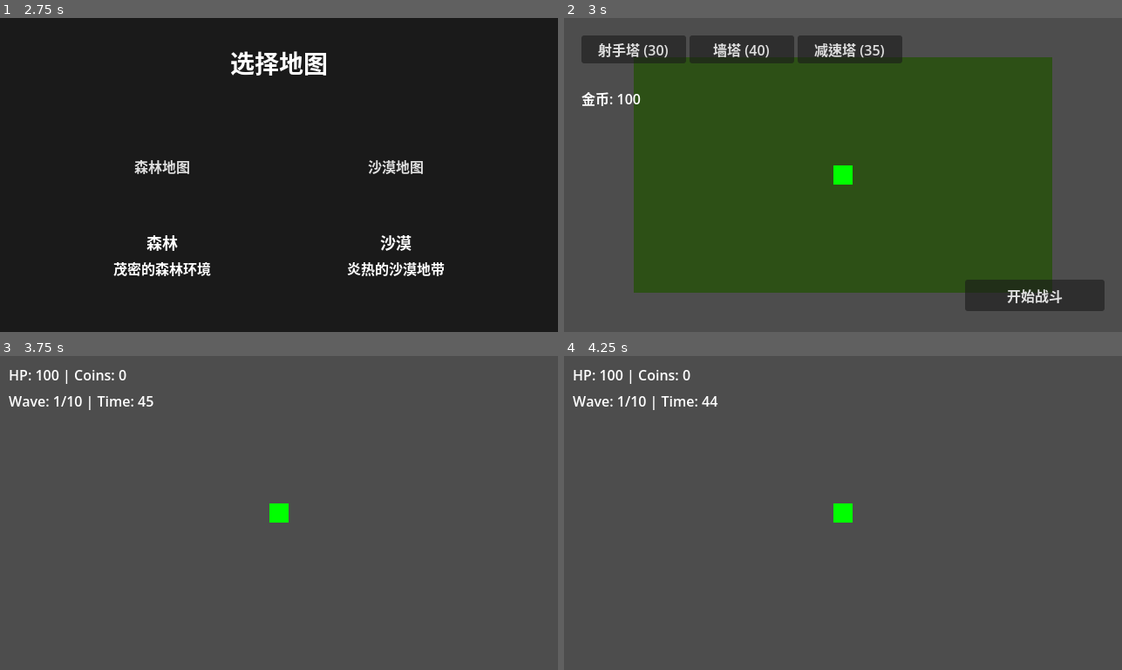
Above: before the commit, frames 1-4 (two rows, left to right).
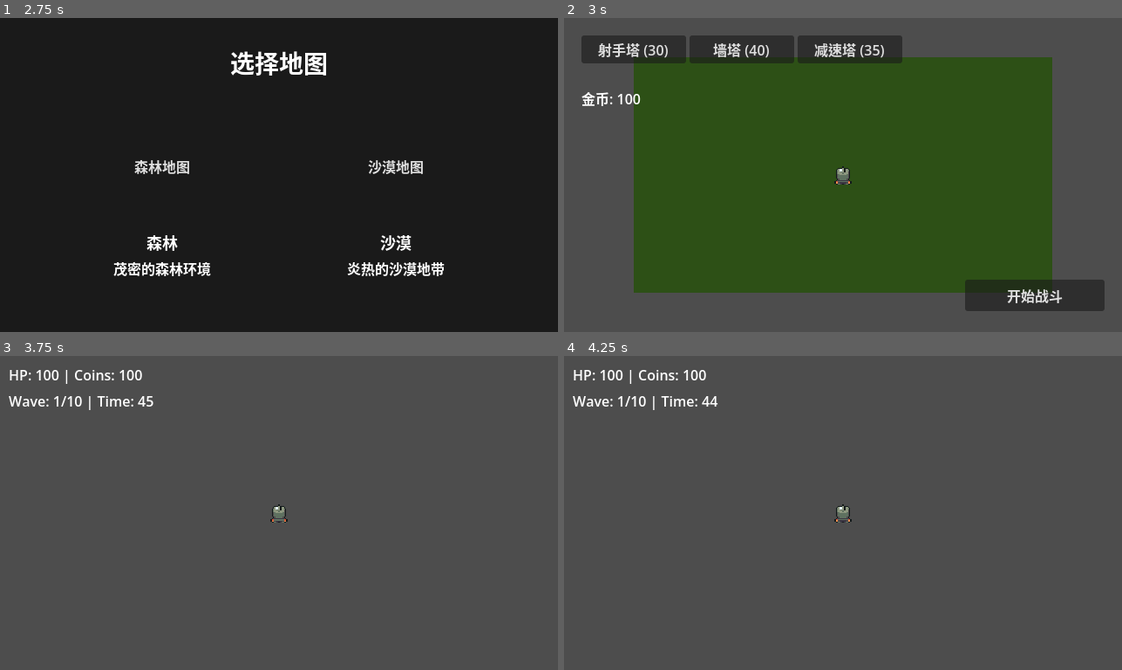
Above: after the commit, the same moments.

Repository: felang/utoland
Game: Godot game, scene res://scenes/ui/start_menu.tscn
Two runs of this game, one before a commit and one after it. Both use one fixed random seed, a clock stepped at 60 frames per second and the inputs below.
Inputs:
- Up to frame 1 (2.75 s): click "Start Game" at 0.5 s; click "战士" at 1.25 s; click "回旋镖" at 2 s
- Up to frame 2 (3 s): click "森林地图" at 2.75 s
- Up to frame 3 (3.75 s): click "开始战斗" at 3.5 s
- Up to frame 4 (4.25 s): no input

Frame 1 is identical in both runs. In frame 2, 0.2% of the frame differs, in the area x 48-52%, y 46-54%; in frame 3, 0.3%, in the area x 21-52%, y 4-54%; in frame 4, 0.3%.
Error in both runs: Invalid access to property or key 'warrior' on a base object of type 'Dictionary'. (res://scripts/core/game_data.gd:40)

Commit message:
refactor: player 使用 WeaponManager 和 Hurtbox，移除 check_enemy_collision
Co-Authored-By: Claude Sonnet 4.6 <noreply@anthropic.com>

Diff:
--- a/scripts/entities/player.gd
+++ b/scripts/entities/player.gd
@@ -9,7 +9,7 @@
 var _blink_tween: Tween = null
 
 @onready var health: HealthComponent = $HealthComponent
-@onready var _weapon: WeaponSystem = $WeaponSystem
+@onready var _weapon_manager: WeaponManager = $WeaponManager
 @onready var _sprite_animator: SpriteAnimator = $SpriteAnimator
 
 func _ready() -> void:
@@ -29,14 +29,14 @@
 		GameData.pending_heal = 0
 
 	# 初始化武器系统
-	var weapon_res: WeaponData = GameConfig.weapons.get(GameData.selected_weapon)
-	_weapon.initialize(weapon_res, GameData.player_stats["damage_mult"], GameData.player_stats["attack_speed_mult"])
+	_weapon_manager.initialize([GameData.selected_weapon])
 
 	# 同步金币
 	coins = GameData.coins
 
 	# 连接组件信号
 	health.died.connect(_on_died)
+	$Hurtbox.hit_taken.connect(_on_hurtbox_hit)
 
 	# 设置精灵
 	var character: String = GameData.current_character
@@ -49,7 +49,7 @@
 		invincible_timer -= delta
 
 	# 武器系统更新
-	_weapon.process(delta)
+	_weapon_manager.tick(delta)
 
 	# 生命回复机制
 	hp_regen_timer += delta
@@ -78,20 +78,15 @@
 	if camera and camera.has_method("update_look_ahead"):
 		camera.update_look_ahead(velocity)
 
-	check_enemy_collision()
-
-func check_enemy_collision() -> void:
-	for i in get_slide_collision_count():
-		var collision: KinematicCollision2D = get_slide_collision(i)
-		var collider: Object = collision.get_collider()
-		if collider and collider.is_in_group("enemies"):
-			if invincible_timer <= 0:
-				var enemy: Node = collider
-				if "touch_damage" in enemy:
-					take_damage(enemy.touch_damage)
-				else:
-					take_damage(GameConfig.PLAYER["default_enemy_touch_damage"])
-				invincible_timer = invincible_duration
+func _on_hurtbox_hit(damage: float, _knockback: Vector2) -> void:
+	if invincible_timer > 0:
+		return
+	health.take_damage_no_sparks(damage)
+	_flash_white()
+	invincible_timer = invincible_duration
+	var fx: EffectConfigData = GameConfig.effects
+	EventBus.camera_shake_requested.emit(fx.camera_shake_player_hit_intensity, fx.camera_shake_player_hit_duration)
+	print("Player HP: ", health.current_hp)
 
 func take_damage(amount: float) -> void:
 	health.take_damage_no_sparks(amount)
--- a/tests/unit/test_weapon_system.gd
+++ b/tests/unit/test_weapon_system.gd
@@ -6,9 +6,9 @@
 	var player_scene = preload("res://scenes/entities/player.tscn")
 	var player = player_scene.instantiate()
 	add_child_autoqfree(player)
-	var weapon = player.get_node_or_null("WeaponSystem")
-	assert_not_null(weapon, "Player 应有 WeaponSystem 子节点")
-	assert_true(weapon is WeaponSystem, "应为 WeaponSystem 类型")
+	var weapon = player.get_node_or_null("WeaponManager")
+	assert_not_null(weapon, "Player 应有 WeaponManager 子节点")
+	assert_true(weapon is WeaponManager, "应为 WeaponManager 类型")
 
 func test_initialize_from_weapon_data():
 	var ws = WeaponSystem.new()
